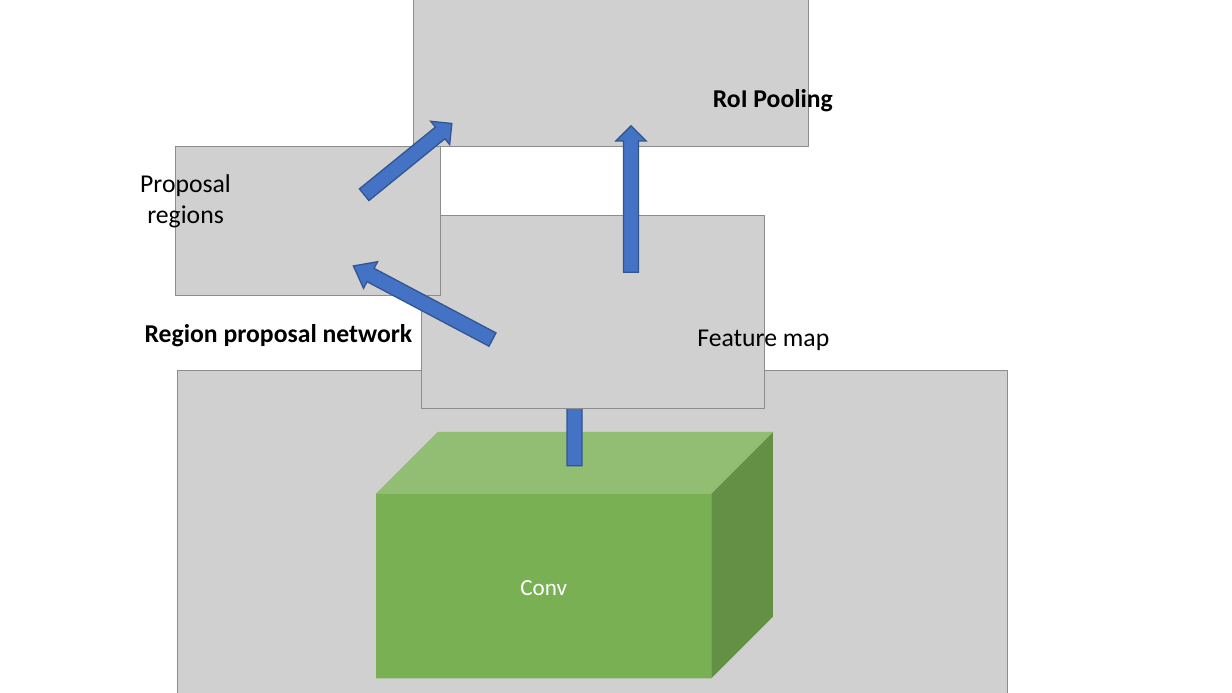
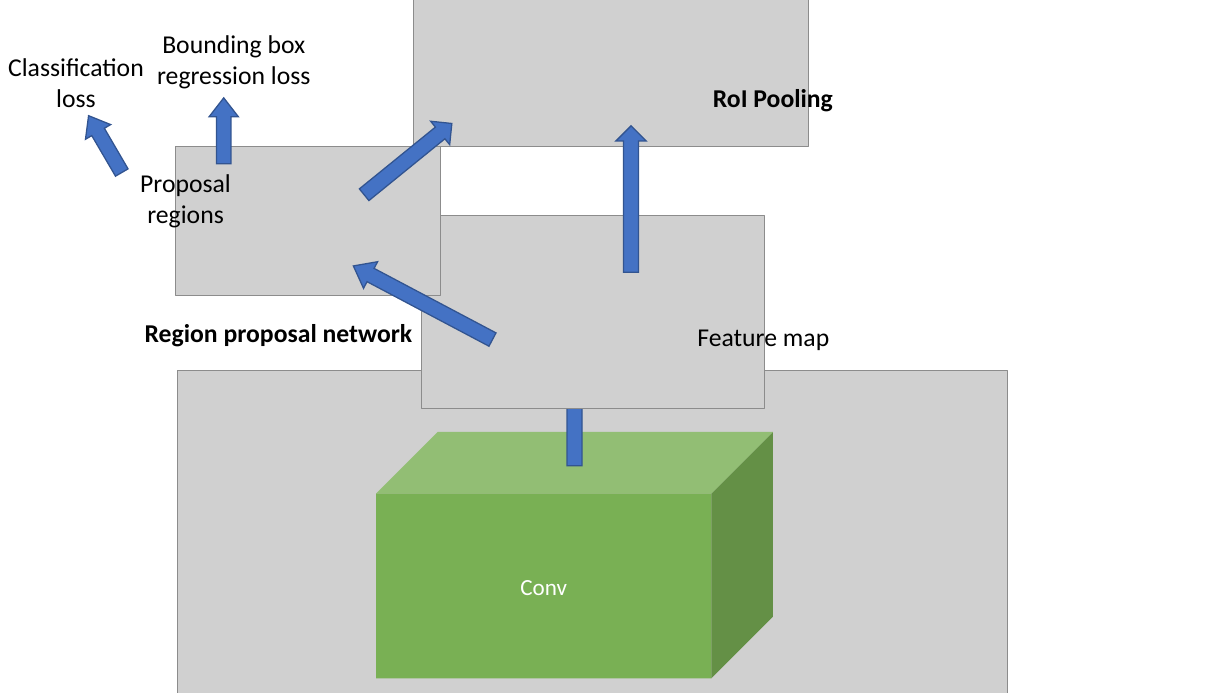
Before and after one commit to Masle16/BSc-PRO, a slide deck: slide 1 of FRCNN FIGURE.pptx. Drawn at 1232x693 pixels with LibreOffice and Linux fonts; fonts in the diff are those of the drawing; grey boxes stand for pictures. Boxes give left, top, right and bottom in pixels: in the first picture for what was removed or moved away, otherwise in the second. Text is boxed around its words. In the diff, an @@ line names an element or a change of style, - is before the commit and + after.

```diff
--- a/FRCNN FIGURE.pptx
+++ b/FRCNN FIGURE.pptx
@@ text added at <box>8,58,144,108</box>, 20 pt, text #000000 @@
+Classification loss
@@ text added at <box>157,35,311,89</box>, 20 pt, text #000000 @@
+Bounding box regression loss
@@ up arrow added at <box>76,108,135,180</box>, fill #4472C4, outline #325491 1 pt @@
@@ up arrow added at <box>209,98,238,164</box>, fill #4472C4, outline #325491 1 pt @@
```
